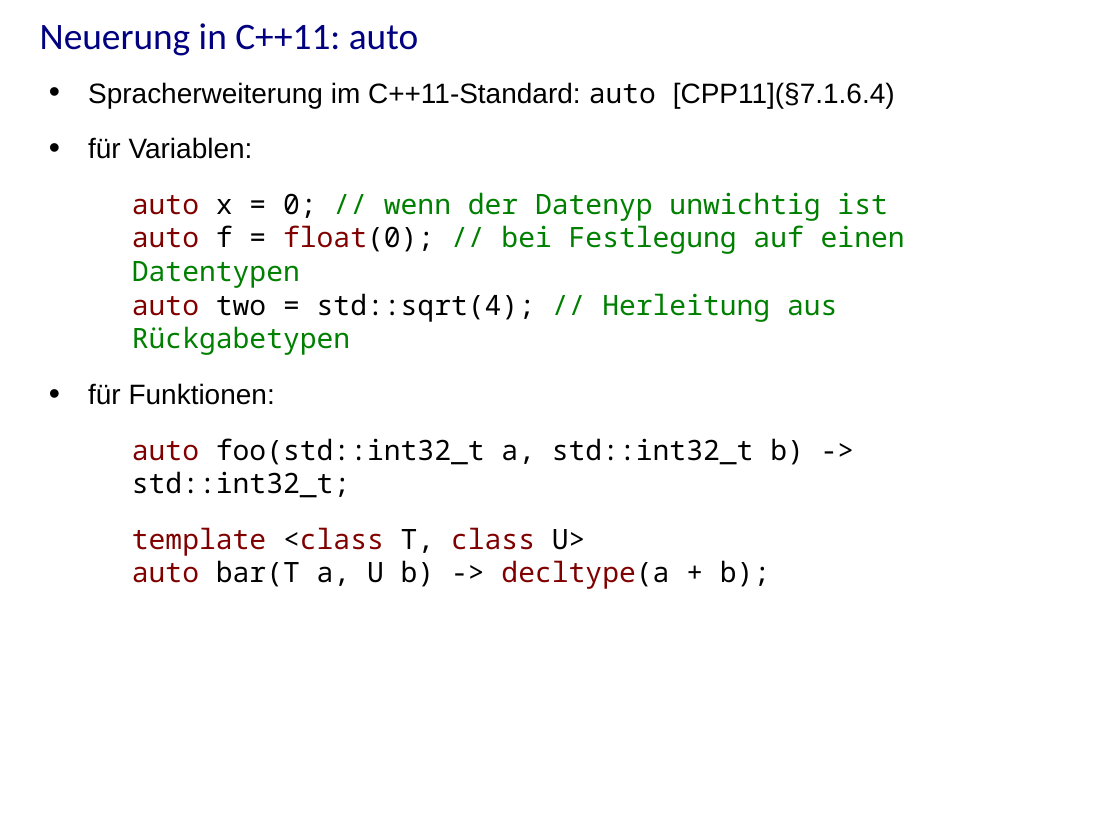
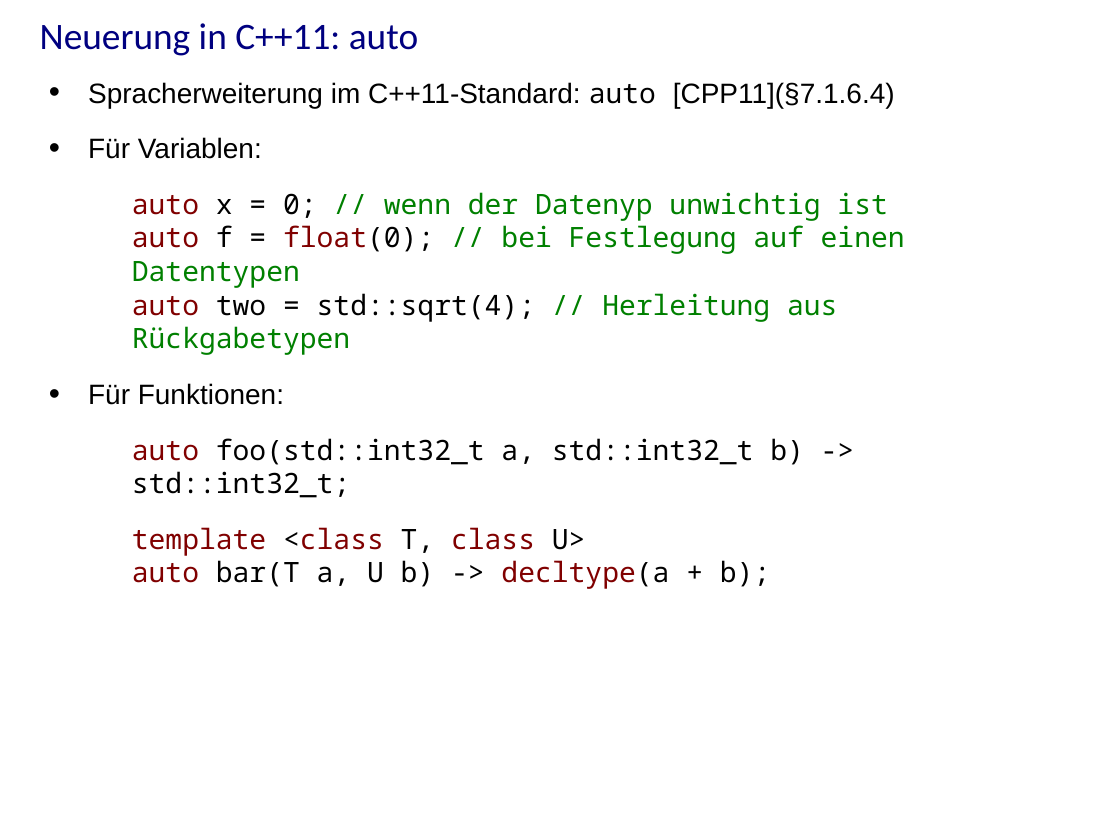
Before and after one commit to j-stephan/hs16, a slide deck: slide 21 of presentation/presentation.odp. Drawn at 1120x840 pixels with LibreOffice and Linux fonts; fonts in the diff are those of the drawing; background and template pictures are left out. Boxes give left, top, right and bottom in pixels: in the first picture for what was removed or moved away, otherwise in the second. Text is boxed around its words. In the diff, an @@ line names an element or a change of style, - is before the commit and + after.

```diff
--- a/presentation/presentation.odp
+++ b/presentation/presentation.odp
@@ text at box(88, 137, 262, 159): text changed @@
-• für Variablen:
+• Für Variablen:
@@ text at box(88, 383, 284, 405): text changed @@
-• für Funktionen:
+• Für Funktionen:
```
Also in this commit, not shown: 21 other slides changed, 1 slide added, 3 other files.
